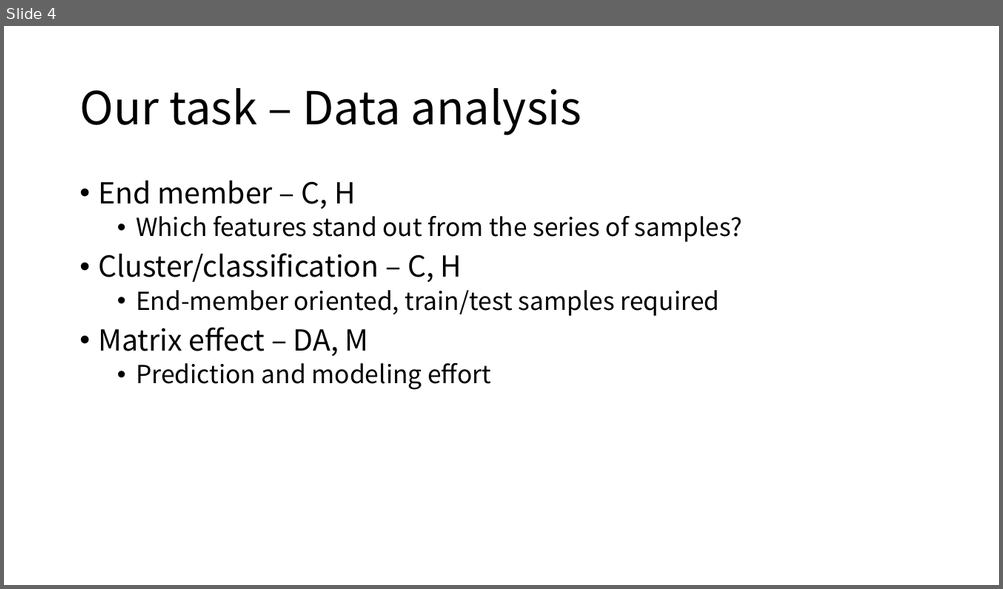
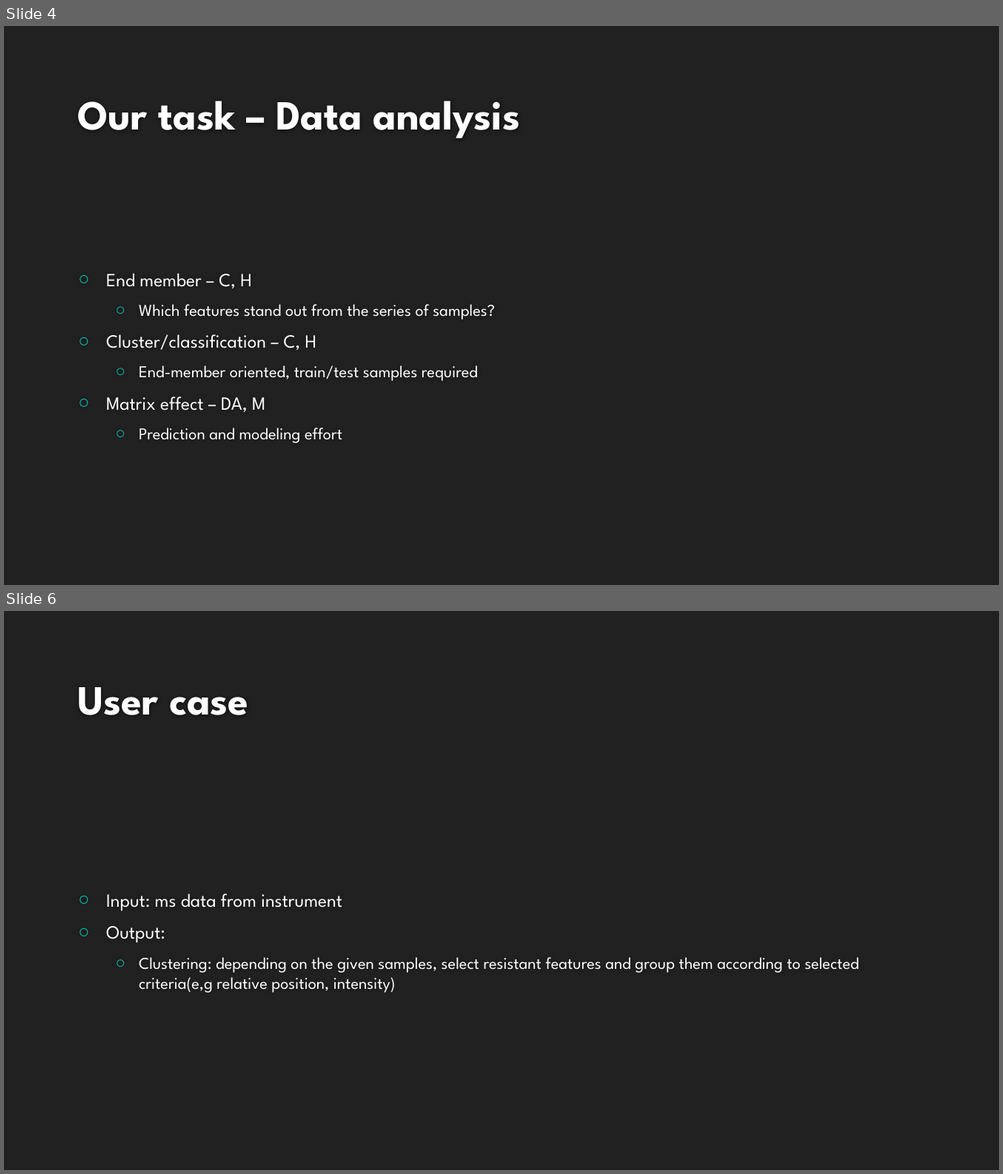
Before and after one commit to XiminHu/mass-suite, a slide deck: doc/20200327 Capstone HRMS.pptx. Shown one above the other, each under a label of ours: slide 4 before the commit, slides 4 and 6 after it; the slides between them are not shown. The pictures are 1003x589 and 1003x1174 pixels, drawn with LibreOffice and Linux fonts; fonts in the diff are those of the drawing; background and template pictures are left out. Boxes give left, top, right and bottom in pixels: in the first picture for what was removed or moved away, otherwise in the second. Text is boxed around its words. In the diff, an @@ line names an element or a change of style, - is before the commit and + after.

```diff
--- a/doc/20200327 Capstone HRMS.pptx
+++ b/doc/20200327 Capstone HRMS.pptx
@@ slide 6 added at [4,611,999,1170], background #212121 @@
@@ title added at [77,687,249,715], 40 pt, text #FEFEFE, bold @@
+User case
@@ text added at [106,894,859,993], 16 pt, text #FFFFFF @@
+○ Input: ms data from instrument
+○ Output:
+  ○ Clustering: depending on the given samples, select resistant features and group them according to selected criteria(e,g relative position, intensity)
@@ slide 4 changed as well @@
@@ background #FFFFFF to #212121 @@
@@ title "Our task – Data analysis": place and size @@
-title "Our task – Data analysis" at [79,88,582,136]
+title "Our task – Data analysis" at [77,101,521,138]
@@ title "Our task – Data analysis" at [77,101,521,138]: size 44 to 40 pt, font Noto Sans CJK SC to League Spartan, text colour #000000 to #FEFEFE, bold on; line spacing 0.9 to 1; vertical alignment middle to bottom @@
@@ text "End member – C, H": place and size @@
-text "End member – C, H" at [99,180,743,390]
+text "End member – C, H" at [106,273,495,443]
@@ text "End member – C, H" at [106,273,495,443]: size 28 to 18 pt in "End member – C, H", "Cluster/classification – C, H", "Matrix effect – DA, M"; font Noto Sans CJK SC to League Spartan, text colour #000000 to #FFFFFF; size 24 to 16 pt in "Which features stand out from the series ...", "End-member oriented, train/test samples required", "Prediction and modeling effort"; bullet • to ○; line spacing 0.9 to 1; more space between paragraphs; vertical alignment top to middle @@
```
Also in this commit, not shown: 7 other slides changed, 3 other slides added, 3 slides removed, 1 other file.
